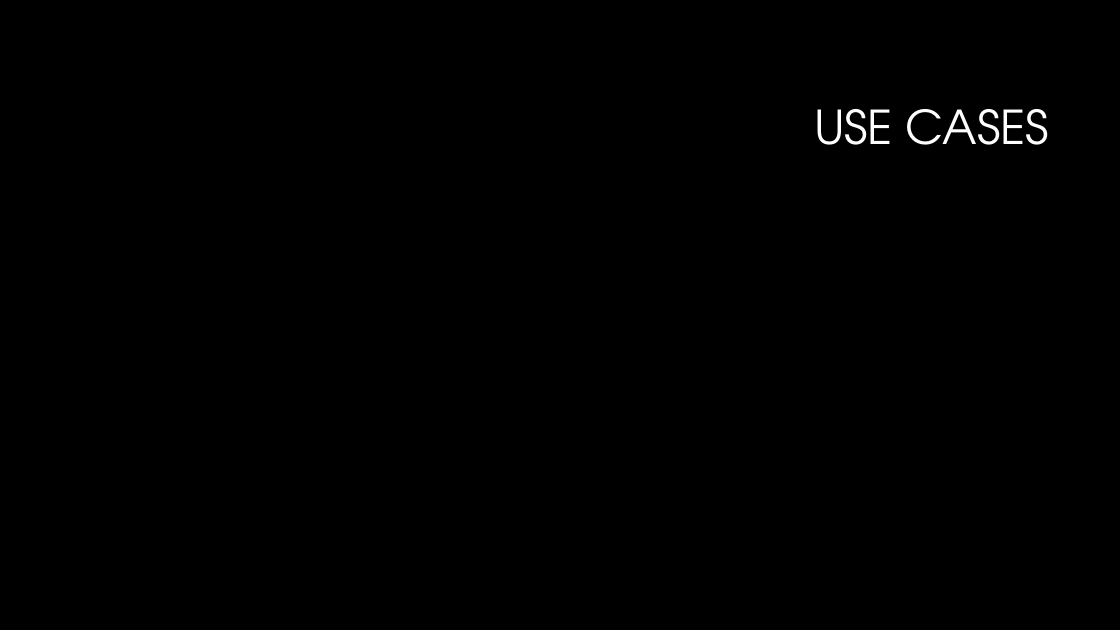
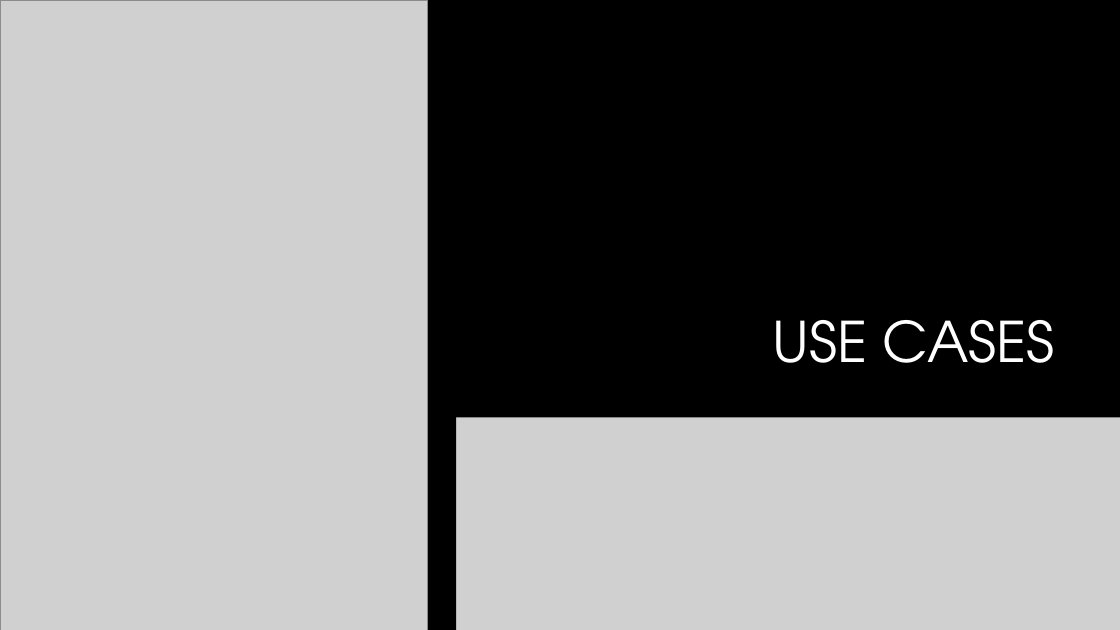
Before and after one commit to x2110311x/CPSIC, a slide deck: slide 28 of Class Deliverables/Part 4/powerpoint.pptx (slide 12 before the commit). Drawn at 1120x630 pixels with LibreOffice and Linux fonts; fonts in the diff are those of the drawing; grey boxes stand for pictures; background and template pictures are left out. Boxes give left, top, right and bottom in pixels: in the first picture for what was removed or moved away, otherwise in the second. Text is boxed around its words. In the diff, an @@ line names an element or a change of style, - is before the commit and + after.

```diff
--- a/Class Deliverables/Part 4/powerpoint.pptx
+++ b/Class Deliverables/Part 4/powerpoint.pptx
@@ picture added at (0, 0, 1120, 133) @@
@@ rectangle added at (0, 0, 1120, 418), fill #000000 @@
@@ rectangle added at (0, 0, 456, 630), fill #000000 @@
@@ picture added at (0, 0, 428, 630) @@
@@ title "USE CASES": place and size @@
-title "USE CASES" at (814, 109, 1049, 145)
+title "USE CASES" at (773, 320, 1055, 363)
@@ title "USE CASES" at (773, 320, 1055, 363): size 40 to 48 pt; vertical alignment middle to bottom @@
@@ picture added at (0, 402, 1120, 630) @@
```
Also in this commit, not shown: 2 other slides changed, 24 slides added, 1 slide removed.
